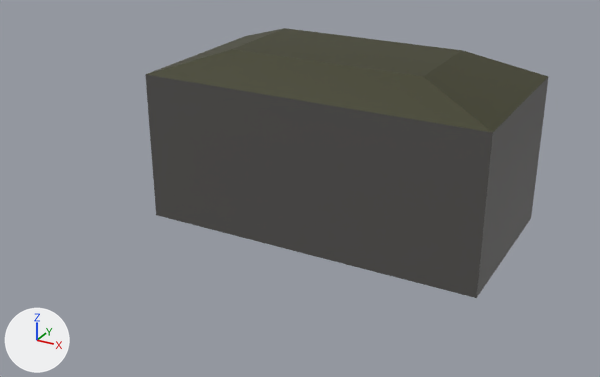
What one commit did to the FBX model Assets/Models/Buildings/nightclub.fbx.
The view is the same before and after, from a 50 mm lens placed at (22.7, -47.5, 25.2), pointed at (-1.1, -4.3, 3.6). Lighting does not change. The marker at lower left points along +X, +Y and +Z. The older version comes first. Where no turn or scale is listed for an object, it has been applied to the vertices.

Objects in the first picture: 'Club'.
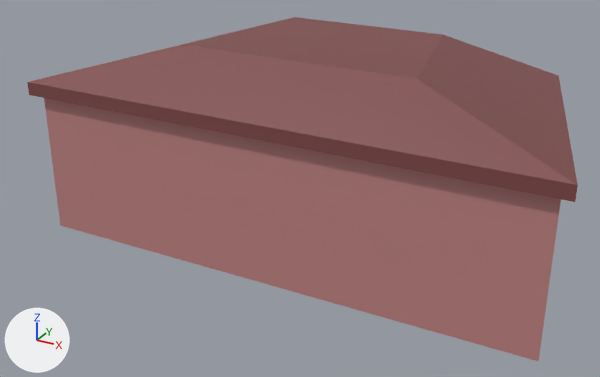
The change in detail:
me_cube_013 is used by ob_club; location (0.0, 0.0, 0.0).
me_cube_013 had 364 vertices, 353 faces and spanned x -11.6..11.6, y -6.1..6.1, z 0.1..11.9.
me_cube_013 now has 247 vertices, 220 faces and spans x -17.0..17.0, y -11.1..6.6, z 0.1..12.9.
Part 1, on me_cube_013:
137 vertices are removed from x -11.6..11.6, y -6.1..6.1, z 0.1..11.9.
169 faces are deleted.
2 vertices move from x -11.6..11.6, y -6.1, z 0.1 to x -16.3..16.3, y -10.6, z 0.1.
20 vertices are added at x -17.0..17.0, y -11.1..6.6, z 0.1..12.9.
36 new faces join them.

What differs and where, as boxes [x1, y1, x2, y2] in the pictures (600 x 377 px):
'Club', reshaped (36% wider, 27% taller): before [145, 28, 549, 298]; after [27, 17, 578, 361]
